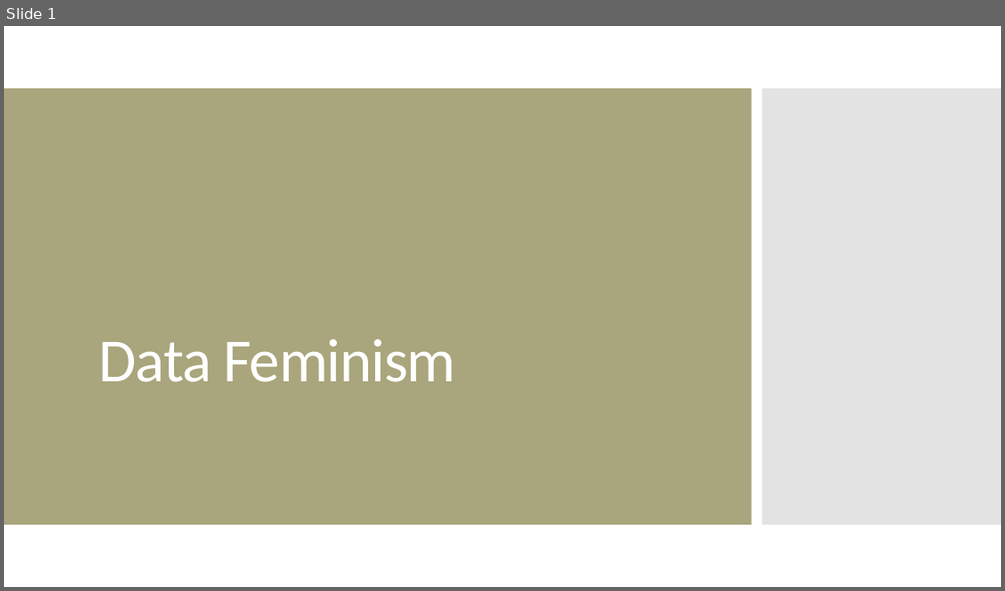
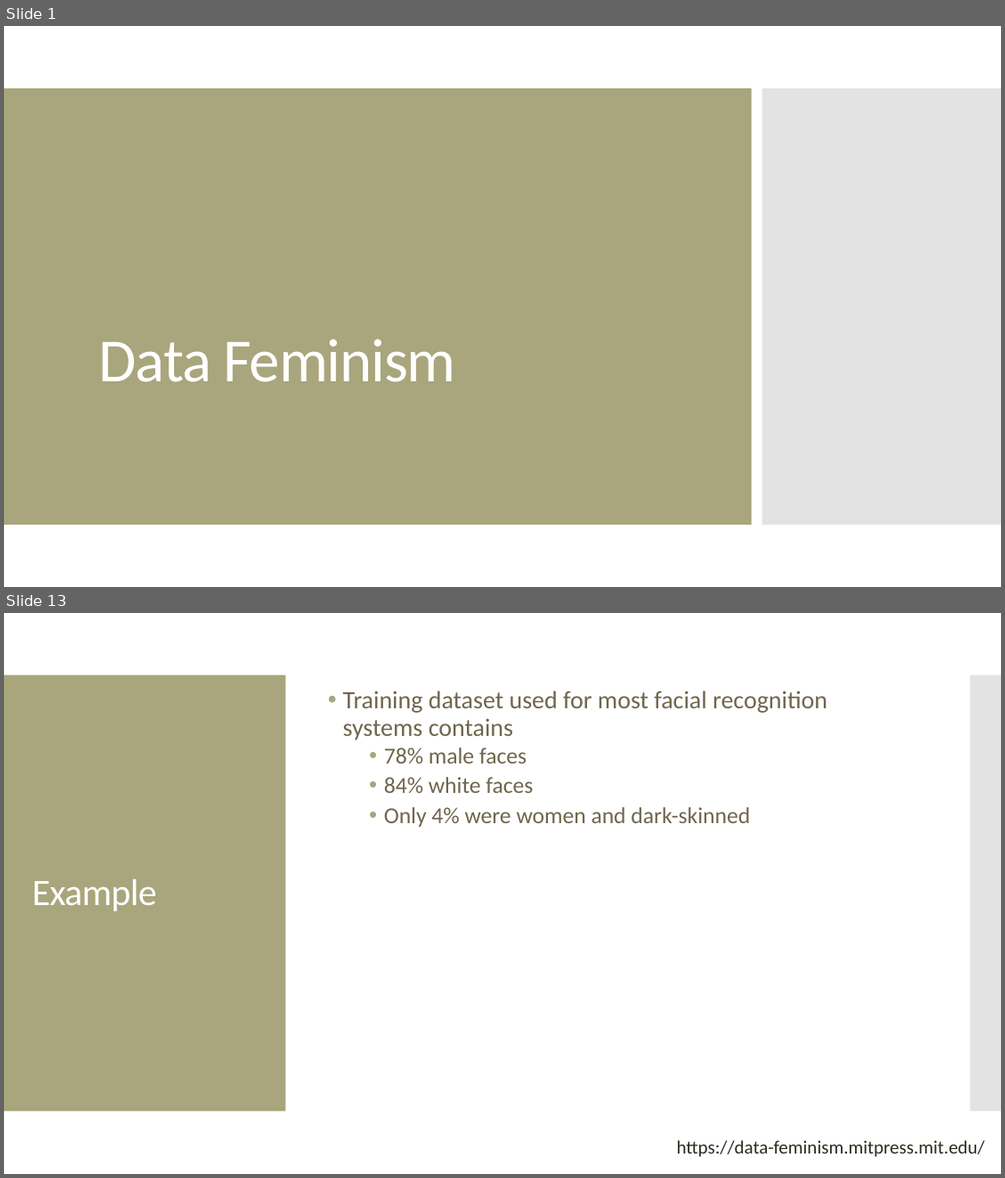
Before and after one commit to amosca01/SDS-CSC109, a slide deck: slides/02-data-feminism.pptx. Shown one above the other, each under a label of ours: slide 1 before the commit, slides 1 and 13 after it; the slides between them are not shown. The pictures are 1005x591 and 1005x1178 pixels, drawn with LibreOffice and Linux fonts; fonts in the diff are those of the drawing. Boxes give left, top, right and bottom in pixels: in the first picture for what was removed or moved away, otherwise in the second. Text is boxed around its words. In the diff, an @@ line names an element or a change of style, - is before the commit and + after.

```diff
--- a/slides/02-data-feminism.pptx
+++ b/slides/02-data-feminism.pptx
@@ slide 13 added at bbox=[4, 613, 1001, 1174], background #FFFFFF @@
@@ rectangle added at bbox=[4, 675, 286, 1111], fill #A9A57C @@
@@ text added at bbox=[343, 690, 827, 827], 24 pt, text #6F664C @@
+• Training dataset used for most facial recognition systems contains
+  • 78% male faces
+  • 84% white faces
+  • Only 4% were women and dark-skinned
@@ rectangle added at bbox=[971, 675, 1001, 1111], fill #C8C8C8 at 50% opacity @@
@@ title added at bbox=[32, 879, 157, 911], 36 pt, text #FFFFFF @@
+Example
@@ text added at bbox=[677, 1140, 985, 1157], 18 pt, text #2F2B20 @@
+https://data-feminism.mitpress.mit.edu/
```
Also in this commit, not shown: 20 other slides added, 1 slide removed, 16 other files.
